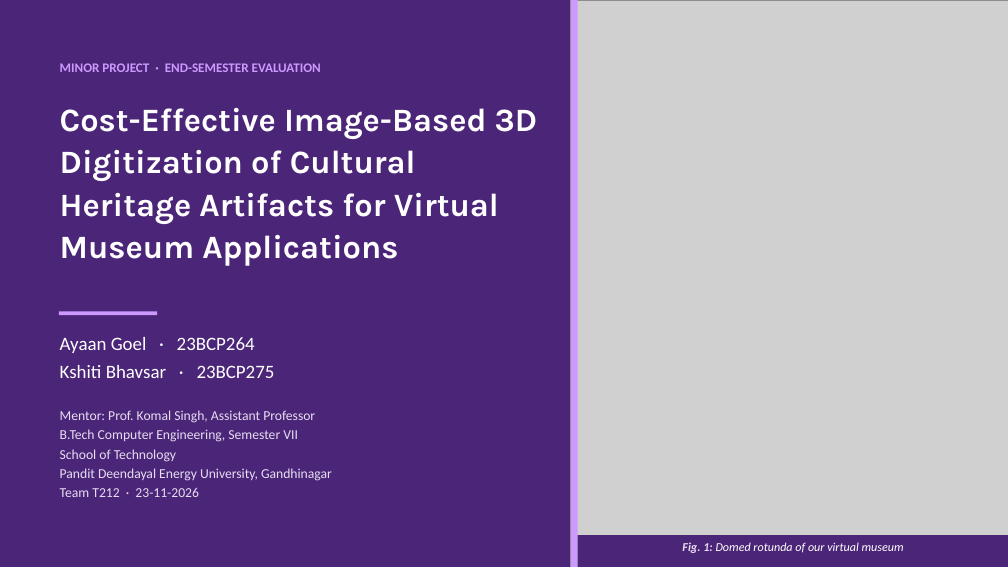
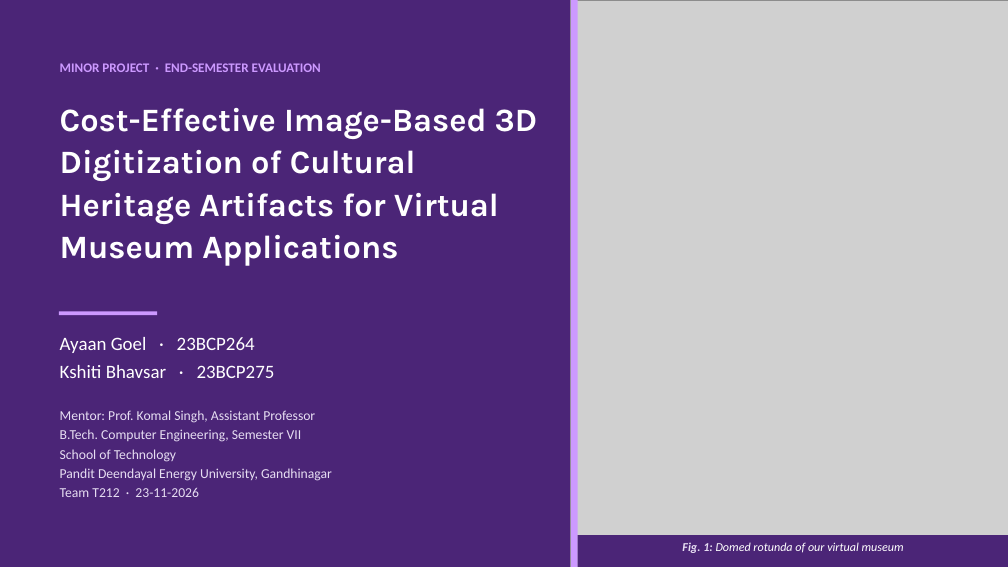
Before and after one commit to ayaan-goel/heritage3d, a slide deck: slide 1 of Deliverables/Presentation/heritage3d_Presentation_v2.pptx. Drawn at 1008x567 pixels with LibreOffice and Linux fonts; fonts in the diff are those of the drawing; grey boxes stand for pictures. Boxes give left, top, right and bottom in pixels: in the first picture for what was removed or moved away, otherwise in the second. Text is boxed around its words. In the diff, an @@ line names an element or a change of style, - is before the commit and + after.

```diff
--- a/Deliverables/Presentation/heritage3d_Presentation_v2.pptx
+++ b/Deliverables/Presentation/heritage3d_Presentation_v2.pptx
@@ text at (60, 429, 302, 442): text changed @@
-B.Tech Computer Engineering, Semester VII
+B.Tech. Computer Engineering, Semester VII
```
Also in this commit, not shown: 15 other slides changed, 1 other file.
